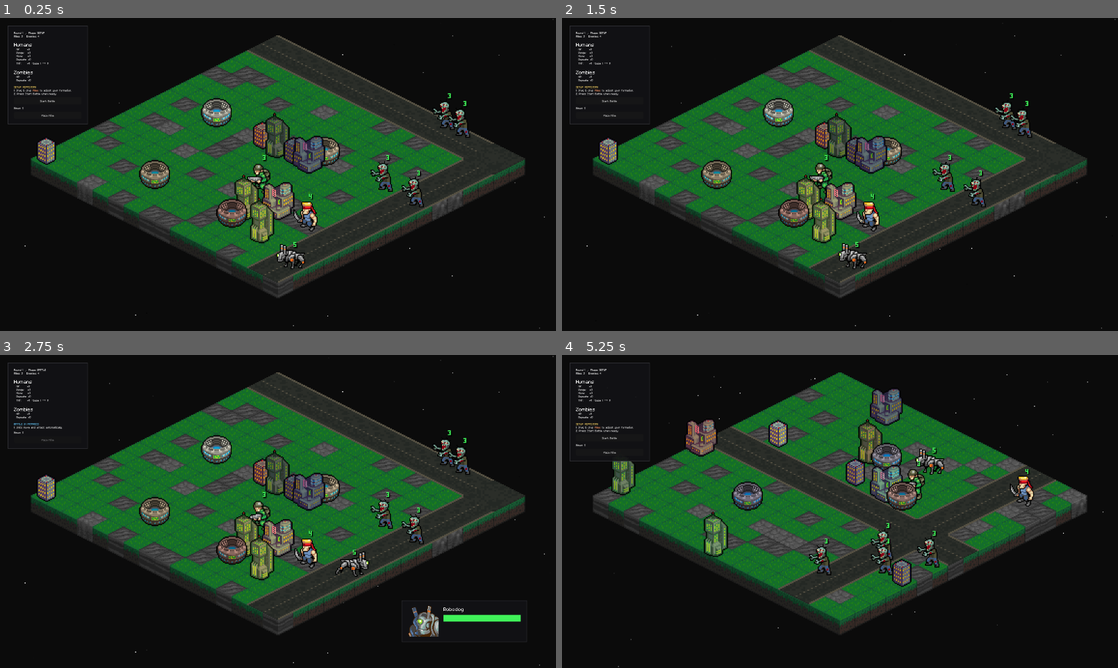
Above: before the commit, frames 1-4 (two rows, left to right).
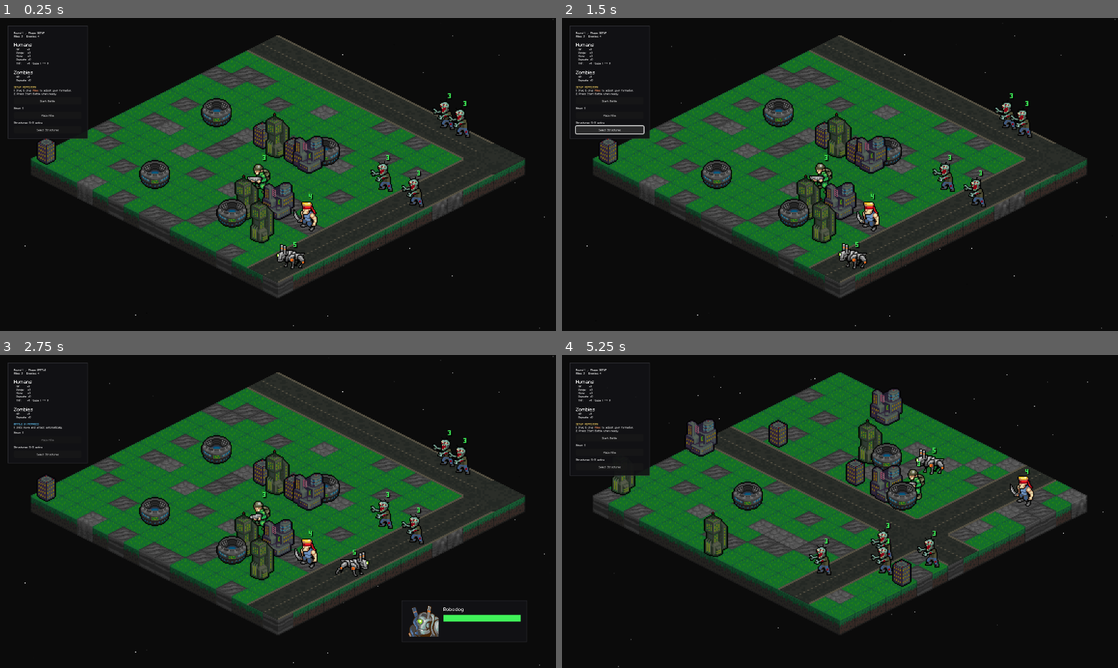
Above: after the commit, the same moments.

Repository: Tekknobot/MEKIII
Game: Godot game, scene res://scenes/Game.tscn
Two runs of this game, one before a commit and one after it. Both use one fixed random seed, a clock stepped at 60 frames per second and the inputs below.
Inputs (mouse positions are in pixels of both pictures, inside the frame that each line leads up to):
- Up to frame 1 (0.25 s): no input
- Up to frame 2 (1.5 s): click (612, 130) at 0.5 s, where only the run after the commit has a clickable "Select Structures"; click (612, 130) at 1.25 s, where only the run after the commit has a clickable "Select Structures (Click buil…"
- Up to frame 3 (2.75 s): click "Start Battle" at 2 s
- Up to frame 4 (5.25 s): click (612, 455) at 2.75 s, where only the run after the commit has a clickable "Select Structures"; click (612, 455) at 3.5 s, where only the run after the commit has a clickable "Select Structures"; click (612, 455) at 4.25 s, where only the run after the commit has a clickable "Select Structures"; tap Enter at 5 s; move the mouse to (962, 495) at 5.02 s; tap R at 5.1 s; click (962, 495) at 5.17 s

The runs differ from the first frame. In frame 1, 2.7% of the frame differs, in the area x 1-61%, y 26-72%; in frame 2, 3.1%; in frame 3, 2.6%; in frame 4, 3.2%, in the area x 1-64%, y 12-74%.

Commit message:
Structure turrets.

Diff:
--- a/scenes/Game.tscn
+++ b/scenes/Game.tscn
@@ -39,6 +39,7 @@
 [ext_resource type="PackedScene" uid="uid://cqe28tyh7hada" path="res://scenes/structures/stadium.tscn" id="23_evnk2"]
 [ext_resource type="PackedScene" uid="uid://p5f35eddc3kl" path="res://scenes/structures/tower.tscn" id="24_ca228"]
 [ext_resource type="PackedScene" uid="uid://caymwfgfg5si7" path="res://scenes/landmine.tscn" id="25_evnk2"]
+[ext_resource type="PackedScene" uid="uid://b3nwid717rj4v" path="res://scenes/structures/structure_shot.tscn" id="26_ca228"]
 [ext_resource type="Texture2D" uid="uid://c1pruacv3xra5" path="res://sprites/Terrain/roads/16.png" id="30_1fiys"]
 [ext_resource type="Texture2D" uid="uid://bp4obyr2a6lhr" path="res://sprites/Terrain/roads/17.png" id="31_m2g6u"]
 [ext_resource type="Texture2D" uid="uid://bkcixujm222r0" path="res://sprites/Terrain/roads/18.png" id="32_27c7x"]
@@ -288,6 +289,7 @@
 avoid_spawn_zones = false
 landmine_scene = ExtResource("25_evnk2")
 landmine_explosion_scene = ExtResource("6_bneo8")
+structure_shot_scene = ExtResource("26_ca228")
 
 [node name="StarryNight" parent="." instance=ExtResource("20_sv1m6")]
 z_index = -4096
--- /dev/null
+++ b/scenes/structures/structure_shot.tscn
@@ -0,0 +1,14 @@
+[gd_scene load_steps=3 format=3 uid="uid://b3nwid717rj4v"]
+
+[ext_resource type="Script" uid="uid://86ybcxdif5pg" path="res://scripts/structure_shot.gd" id="1_jvkuv"]
+[ext_resource type="AudioStream" uid="uid://bmery8486ov70" path="res://audio/SFX/missile_launch.wav" id="2_481o3"]
+
+[node name="StructureShot" type="Node2D"]
+script = ExtResource("1_jvkuv")
+
+[node name="Line2D" type="Line2D" parent="."]
+width = 1.0
+
+[node name="AudioStreamPlayer2D" type="AudioStreamPlayer2D" parent="."]
+stream = ExtResource("2_481o3")
+autoplay = true
--- a/scripts/game.gd
+++ b/scripts/game.gd
@@ -275,7 +275,7 @@
 @export var building_scene: PackedScene
 
 @export var building_count := 6
-@export var building_footprint := Vector2i(2, 2)  # buildings are 2x2 cells
+@export var building_footprint := Vector2i(1, 1)  # buildings are 2x2 cells
 
 # Optional: keep buildings out of spawn zones
 @export var avoid_spawn_zones := true
@@ -342,6 +342,26 @@
 
 var _motion_cancel_token := 0
 
+# Blocked cells for buildings (acts like a Set): cell -> true
+var structure_blocked := {}
+
+# Terrain cells covered by ANY road tile (acts like a Set): cell -> true
+var road_blocked := {}
+
+# --- Structure action selection (SETUP only) ---
+@export var structure_shot_scene: PackedScene          # assign res://scenes/structure_shot.tscn
+@export var structure_attack_range := 8
+@export var structure_splash_radius := 1
+@export var structure_attack_damage := 2
+
+var structure_selecting := false
+var structure_can_act := {} # Dictionary[Node2D, bool]
+
+var ui_structure_label: Label
+var ui_structure_button: Button
+
+@export var structure_active_cap := 2   # start cap = 2 (what you asked)
+
 func _pick_structure_tint() -> Color:
 	if structure_tint_palette == null or structure_tint_palette.is_empty():
 		# fallback: random pastel-ish
@@ -370,12 +390,6 @@
 	var blended := Color.WHITE.lerp(tint, clamp(structure_tint_strength, 0.0, 1.0))
 
 	b2.modulate = blended
-
-# Blocked cells for buildings (acts like a Set): cell -> true
-var structure_blocked := {}
-
-# Terrain cells covered by ANY road tile (acts like a Set): cell -> true
-var road_blocked := {}
 
 func _rect_top_left(size: Vector2i) -> Rect2i:
 	return Rect2i(Vector2i(0, 0), size)
@@ -877,7 +891,6 @@
 		return is_player_mode or _is_assist_mode()
 	return false
 
-
 func _build_ui() -> void:
 	# --- load font once ---
 	if ui_font == null:
@@ -903,7 +916,6 @@
 	# ✅ PANEL BEHIND (HUD-style)
 	var ui_panel := PanelContainer.new()
 	ui_panel.name = "UIPanel"
-	# IMPORTANT: keep width behavior the same as before (your VBox was 200px min)
 	ui_panel.size_flags_horizontal = Control.SIZE_SHRINK_BEGIN
 	ui_panel.size_flags_vertical = Control.SIZE_SHRINK_BEGIN
 	ui_root.add_child(ui_panel)
@@ -929,11 +941,11 @@
 	margin.add_theme_constant_override("margin_top", 10)
 	margin.add_theme_constant_override("margin_bottom", 10)
 	ui_panel.add_child(margin)
-	ui_panel.custom_minimum_size = Vector2(140, 0) # 200 + left/right padding (12+12)
-
-	# Your existing VBox goes inside the margin
+	ui_panel.custom_minimum_size = Vector2(140, 0)
+
+	# VBox inside margin
 	var v := VBoxContainer.new()
-	v.custom_minimum_size = Vector2(140, 0)  # ✅ keeps same width as before
+	v.custom_minimum_size = Vector2(140, 0)
 	v.size_flags_horizontal = Control.SIZE_SHRINK_BEGIN
 	v.size_flags_vertical = Control.SIZE_SHRINK_BEGIN
 	margin.add_child(v)
@@ -978,6 +990,22 @@
 		ui_mine_button.add_theme_font_size_override("font_size", ui_font_size)
 	v.add_child(ui_mine_button)
 
+	# --- Structure selection UI (like mines) ---
+	ui_structure_label = Label.new()
+	ui_structure_label.text = "Structures: 0/2 active"
+	if ui_font:
+		ui_structure_label.add_theme_font_override("font", ui_font)
+		ui_structure_label.add_theme_font_size_override("font_size", ui_font_size)
+	v.add_child(ui_structure_label)
+
+	ui_structure_button = Button.new()
+	ui_structure_button.text = "Select Structures"
+	ui_structure_button.pressed.connect(_on_structure_button_pressed)
+	if ui_font:
+		ui_structure_button.add_theme_font_override("font", ui_font)
+		ui_structure_button.add_theme_font_size_override("font_size", ui_font_size)
+	v.add_child(ui_structure_button)
+
 	# --- reward panel ---
 	ui_reward_panel = PanelContainer.new()
 	ui_reward_panel.visible = false
@@ -993,14 +1021,16 @@
 		ui_reward_label.add_theme_font_size_override("font_size", ui_title_font_size)
 	rv.add_child(ui_reward_label)
 
+	# ✅ Reward buttons (+ turret slot)
 	ui_reward_buttons.clear()
-	var b1 := Button.new(); b1.text = "+1 Max HP"; b1.pressed.connect(func(): _pick_reward(0))
-	var b2 := Button.new(); b2.text = "+1 Attack Range"; b2.pressed.connect(func(): _pick_reward(1))
-	var b3 := Button.new(); b3.text = "+1 TNT Damage"; b3.pressed.connect(func(): _pick_reward(2))
+	var b1 := Button.new(); b1.text = "+1 Max HP";        b1.pressed.connect(func(): _pick_reward(0))
+	var b2 := Button.new(); b2.text = "+1 Attack Range";  b2.pressed.connect(func(): _pick_reward(1))
+	var b3 := Button.new(); b3.text = "+1 TNT Damage";    b3.pressed.connect(func(): _pick_reward(2))
 	var b4 := Button.new(); b4.text = "+1 Attack Repeat"; b4.pressed.connect(func(): _pick_reward(3))
-	var b5 := Button.new(); b5.text = "+1 Mine"; b5.pressed.connect(func(): _pick_reward(4))
-
-	ui_reward_buttons = [b1, b2, b3, b4, b5]
+	var b5 := Button.new(); b5.text = "+1 Mine";          b5.pressed.connect(func(): _pick_reward(4))
+	var b6 := Button.new(); b6.text = "+1 Turret Slot";   b6.pressed.connect(func(): _pick_reward(5))
+
+	ui_reward_buttons = [b1, b2, b3, b4, b5, b6]
 
 	for b in ui_reward_buttons:
 		if ui_font:
@@ -1009,6 +1039,7 @@
 		rv.add_child(b)
 
 	_refresh_ui_status()
+	_update_structure_ui()
 
 func _build_hud() -> void:
 	# Put HUD on the SAME CanvasLayer as UI (so it overlays the world)
@@ -1119,6 +1150,82 @@
 	# Start hidden until bound
 	hud_root.visible = false
 
+func _on_structure_button_pressed() -> void:
+	if state != GameState.SETUP:
+		return
+	structure_selecting = not structure_selecting
+	_update_structure_ui()
+
+func _update_structure_ui() -> void:
+	if ui_structure_button != null:
+		ui_structure_button.disabled = (state != GameState.SETUP) or (structures.is_empty())
+		ui_structure_button.text = ("Select Structures" if not structure_selecting else "Select Structures (Click buildings...)")
+
+	if ui_structure_label != null:
+		var active := 0
+		for b in structures:
+			if b != null and is_instance_valid(b) and structure_can_act.get(b, false):
+				active += 1
+		active = _count_active_structures()
+		ui_structure_label.text = "Structures: %d/%d active" % [active, structure_active_cap]
+
+func _set_structure_active_visual(b: Node2D, active: bool) -> void:
+	if b == null or not is_instance_valid(b):
+		return
+	# simple readable indicator: inactive = dim
+	b.modulate = (Color(1, 1, 1, 1) if active else Color(0.55, 0.55, 0.55, 1))
+
+func _toggle_structure_active(b: Node2D) -> void:
+	if b == null or not is_instance_valid(b):
+		return
+	if not structure_hp.has(b):
+		return
+
+	var currently := bool(structure_can_act.get(b, false))
+
+	# turning OFF is always allowed
+	if currently:
+		structure_can_act[b] = false
+		_set_structure_active_visual(b, false)
+		_update_structure_ui()
+		return
+
+	# turning ON: enforce cap
+	var active := _count_active_structures()
+	if active >= structure_active_cap:
+		# optional: quick feedback
+		if ui_structure_label != null:
+			ui_structure_label.text = "Structures: %d/%d active (MAX)" % [active, structure_active_cap]
+		return
+
+	structure_can_act[b] = true
+	_set_structure_active_visual(b, true)
+	_update_structure_ui()
+
+func structure_at_cell(cell: Vector2i) -> Node2D:
+	if structure_by_cell.has(cell):
+		var b := structure_by_cell[cell] as Node2D
+		if b != null and is_instance_valid(b):
+			return b
+	return null
+
+func get_active_structures(team: int) -> Array[Node2D]:
+	# For now: treat all structures as ALLY-side turrets.
+	if team != Unit.Team.ALLY:
+		return []
+
+	var out: Array[Node2D] = []
+	for b in structures:
+		if b == null or not is_instance_valid(b):
+			continue
+		if structure_can_act.get(b, false) and not structure_hp.has(b) == false:
+			# if you removed HP entries on demolition, this keeps rubble from shooting
+			pass
+		# Better: only allow if it still has HP tracked (not demolished)
+		if structure_can_act.get(b, false) and structure_hp.has(b):
+			out.append(b)
+	return out
+
 func _hud_bind(u: Unit) -> void:
 	if hud_root == null:
 		return
@@ -1428,56 +1535,60 @@
 	_refresh_ui_status()
 
 func _pick_reward(choice: int) -> void:
-	# -------------------
-	# Player upgrade choice
-	# -------------------
+	# Apply upgrade
 	match choice:
-		0: bonus_max_hp += 1
-		1: bonus_attack_range += 1
-		2: bonus_tnt_damage += 1
-		3: bonus_attack_repeats += 1
-		4: bonus_mines_per_battle += 1
-
-	# -------------------
-	# Round progression
-	# -------------------
-	round_index += 1
-	zombie_count += 2
-
-	# ✅ STACK zombie upgrades permanently (never reset)
-	zombie_bonus_hp += _zombie_hp_bonus_for_round(round_index)
-	zombie_bonus_repeats += _zombie_repeats_bonus_for_round(round_index)
-
-	# -------------------
-	# Variety: random season per round
-	# -------------------
-	season = Season.values()[rng.randi_range(0, Season.values().size() - 1)]
-	season_strength = rng.randf_range(0.55, 0.9)
-
-	# -------------------
-	# Rebuild map
-	# -------------------
-	_clear_all_mines()
-
-	rng.randomize() # ensures new layout each round
-	grid.setup(map_width, map_height)
-	generate_map()
-	terrain.update_internals()
-	_sync_roads_transform()
-
-	if bake_map_visuals:
-		terrain.visible = true
-		if roads_dl: roads_dl.visible = true
-		if roads_dr: roads_dr.visible = true
-		if roads_x:  roads_x.visible = true
-		await bake_roads_to_sprite()
-
-	# -------------------
-	# Respawn content on new map
-	# -------------------
-	spawn_structures()
-	spawn_units()
-	_enter_setup()
+		0:
+			# +1 Max HP to all ally units
+			for u in get_units(Unit.Team.ALLY):
+				if u == null or not is_instance_valid(u):
+					continue
+				u.max_hp += 1
+				u.hp = min(u.hp + 1, u.max_hp)  # small heal feels good; delete if you don't want it
+		1:
+			# +1 Attack Range to all ally units
+			for u in get_units(Unit.Team.ALLY):
+				if u == null or not is_instance_valid(u):
+					continue
+				if "attack_range" in u:
+					u.attack_range += 1
+		2:
+			# +1 TNT Damage (global or per-unit if you store it there)
+			# If you store TNT damage on units, do that. Otherwise use a global var.
+			if "tnt_damage_bonus" in self:
+				bonus_tnt_damage += 1
+			else:
+				# per unit fallback
+				for u in get_units(Unit.Team.ALLY):
+					if u == null or not is_instance_valid(u):
+						continue
+					if "tnt_damage" in u:
+						u.tnt_damage += 1
+		3:
+			# +1 Attack Repeat to all ally units
+			for u in get_units(Unit.Team.ALLY):
+				if u == null or not is_instance_valid(u):
+					continue
+				if "attack_repeats" in u:
+					u.attack_repeats += 1
+		4:
+			# +1 Mine
+			bonus_mines_per_battle += 1
+		5:
+			# ✅ +1 Turret Slot (lets player activate more buildings in setup)
+			structure_active_cap += 1
+			_update_structure_ui()
+
+	# Close reward panel + return to SETUP
+	ui_reward_panel.visible = false
+	state = GameState.SETUP
+
+	# stop selection modes
+	mine_placing = false
+	structure_selecting = false
+
+	_refresh_ui_status()
+	_update_mine_ui()
+	_update_structure_ui()
 
 # -----------------------
 # Mouse -> map helpers
@@ -2229,6 +2340,13 @@
 			_update_mine_ui()
 			return
 
+		# --- Structure selection click (SETUP only) ---
+		if mb.button_index == MOUSE_BUTTON_LEFT and mb.pressed and structure_selecting:
+			var b := structure_at_cell(hovered_cell)
+			if b != null:
+				_toggle_structure_active(b)
+			return
+
 		# Left press = pick up ally unit
 		if mb.button_index == MOUSE_BUTTON_LEFT and mb.pressed:
 			var u := unit_at_cell(hovered_cell)
@@ -3821,6 +3939,11 @@
 		# ✅ track structures + init HP
 		structures.append(b2)
 		structure_hp[b2] = int(building_max_hp)
+
+		# default: player chooses which buildings act
+		structure_can_act[b2] = false
+		_set_structure_active_visual(b2, false)
+		_update_structure_ui()
 
 		_mark_structure_blocked(origin, size, b2)
 		placed += 1
@@ -4350,3 +4473,93 @@
 
 func _unit_dead_or_freeing(u: Unit) -> bool:
 	return u == null or (not is_instance_valid(u)) or u.is_queued_for_deletion() or int(u.hp) <= 0
+
+func perform_structure_attack(b: Node2D, target_cell: Vector2i) -> void:
+	if b == null or not is_instance_valid(b):
+		return
+	if not structure_hp.has(b):
+		return # demolished rubble can't shoot
+	if structure_shot_scene == null:
+		push_warning("Assign structure_shot_scene (StructureShot.tscn) in Inspector.")
+		return
+	if not grid.in_bounds(target_cell):
+		return
+
+	# start = building position (you can offset if you want a muzzle point)
+	var start_world := b.global_position
+
+	# end = center of target cell
+	var end_world := terrain.to_global(terrain.map_to_local(target_cell))
+
+	# 1) animate 1px line growing outward
+	var shot := structure_shot_scene.instantiate() as Node2D
+	add_child(shot)
+	shot.z_as_relative = false
+	shot.z_index = int(max(start_world.y, end_world.y)) + 2000
+
+	if shot.has_method("fire"):
+		shot.call("fire", start_world, end_world)
+		await shot.finished
+	shot.queue_free()
+
+	# 2) explosion visual (reuse your TNT boom)
+	if tnt_explosion_scene != null:
+		var boom := tnt_explosion_scene.instantiate() as Node2D
+		if boom != null:
+			add_child(boom)
+			boom.global_position = end_world
+			boom.z_as_relative = false
+			boom.z_index = int(end_world.y) + 999
+			if sfx_explosion != null:
+				play_sfx_poly(sfx_explosion, end_world, -2.0, 0.9, 1.1)
+
+	# 3) apply damage (zombies only, like your structure demolition splash)
+	await _damage_units_near_structure(target_cell, int(structure_splash_radius), int(structure_attack_damage), end_world)
+
+func pick_best_structure_target_cell(b: Node2D) -> Vector2i:
+	# Pick closest zombie within range, but never closer than 3 cells
+	if b == null or not is_instance_valid(b):
+		return Vector2i(-1, -1)
+
+	var best := Vector2i(-1, -1)
+	var best_d := 999999
+
+	# Get building cell
+	var b_local := terrain.to_local(b.global_position)
+	var bcell := terrain.local_to_map(b_local)
+
+	for child in units_root.get_children():
+		var u := child as Unit
+		if u == null or not is_instance_valid(u):
+			continue
+		if not (u is Zombie):
+			continue
+
+		var uc := get_unit_origin(u)
+		var d = abs(uc.x - bcell.x) + abs(uc.y - bcell.y)
+
+		# ✅ must be at least 3 cells away
+		if d < 3:
+			continue
+
+		# ✅ must still be within attack range
+		if d > int(structure_attack_range):
+			continue
+
+		# pick closest valid target
+		if d < best_d:
+			best_d = d
+			best = uc
+
+	return best
+
+func _count_active_structures() -> int:
+	var n := 0
+	for b in structures:
+		if b != null and is_instance_valid(b) and structure_can_act.get(b, false) and structure_hp.has(b):
+			n += 1
+	return n
+
+func upgrade_structure_slot() -> void:
+	structure_active_cap += 1
+	_update_structure_ui()
--- /dev/null
+++ b/scripts/structure_shot.gd
@@ -0,0 +1,93 @@
+extends Node2D
+class_name StructureShot
+
+signal finished
+
+# ✅ Every shot takes the same amount of time (no fast “short shots”)
+@export var shot_time_sec: float = 1.45
+
+# Curve look controls
+@export var arc_height_px: float = 140.0          # base arc height
+@export var arc_height_per_px: float = 0.10       # extra height per pixel of distance
+@export var segments: int = 128                   # curve smoothness
+
+@onready var line: Line2D = $Line2D
+
+var _start_world: Vector2
+var _end_world: Vector2
+var _t := 0.0
+var _dur := 0.45
+var _end_local: Vector2
+var _ctrl_local: Vector2
+var _pts: PackedVector2Array
+
+func fire(start_world: Vector2, end_world: Vector2) -> void:
+	_start_world = start_world
+	_end_world = end_world
+
+	# Root sits at start, so local points are relative to start
+	global_position = _start_world
+	_end_local = to_local(_end_world)
+
+	# ✅ Fixed duration for all shots
+	_dur = max(shot_time_sec, 0.05)
+	_t = 0.0
+
+	# Still use distance for arc height so long shots arc higher
+	var dist := _start_world.distance_to(_end_world)
+	var mid := _end_local * 0.5
+	var h := arc_height_px + dist * arc_height_per_px
+
+	# Screen "up" is negative Y (works well for most 2D/iso)
+	_ctrl_local = mid + Vector2(0, -h)
+
+	_pts = _build_bezier_points(Vector2.ZERO, _ctrl_local, _end_local, max(segments, 6))
+
+	line.width = 1.0
+	line.clear_points()
+	line.add_point(_pts[0]) # start visible
+
+	set_process(true)
+
+func _process(delta: float) -> void:
+	_t += delta
+	var a = clamp(_t / _dur, 0.0, 1.0)
+
+	# ✅ Smooth reveal: continuous “tip” interpolation (no stepping)
+	var n := _pts.size() - 1
+	if n <= 0:
+		set_process(false)
+		emit_signal("finished")
+		return
+
+	var prog = a * float(n)
+	var whole := int(floor(prog))
+	var frac = prog - float(whole)
+
+	line.clear_points()
+
+	# add fully revealed points
+	for i in range(whole + 1):
+		line.add_point(_pts[i])
+
+	# add a smoothly moving tip point between points
+	if whole < n:
+		var p0 := _pts[whole]
+		var p1 := _pts[whole + 1]
+		line.add_point(p0.lerp(p1, frac))
+
+	if a >= 1.0:
+		set_process(false)
+		emit_signal("finished")
+
+func _build_bezier_points(p0: Vector2, p1: Vector2, p2: Vector2, segs: int) -> PackedVector2Array:
+	var out := PackedVector2Array()
+	out.resize(segs + 1)
+
+	for i in range(segs + 1):
+		var t := float(i) / float(segs)
+		var u := 1.0 - t
+		# quadratic bezier: (1-t)^2 p0 + 2(1-t)t p1 + t^2 p2
+		out[i] = (u*u)*p0 + (2.0*u*t)*p1 + (t*t)*p2
+
+	return out
--- a/scripts/turnmanager.gd
+++ b/scripts/turnmanager.gd
@@ -70,57 +70,73 @@
 		var allies: Array[Unit] = M.get_units(Unit.Team.ALLY)
 		var enemies: Array[Unit] = M.get_units(Unit.Team.ENEMY)
 
-		# If a side has no one, end check will catch it next loop,
-		# but we can early-flip to avoid index errors.
-		if side == Unit.Team.ALLY and allies.is_empty():
+		var ally_structs: Array = _active_structures(Unit.Team.ALLY)
+		var enemy_structs: Array = _active_structures(Unit.Team.ENEMY)
+
+		var ally_actors: Array = []
+		ally_actors.append_array(allies)
+		ally_actors.append_array(ally_structs)
+
+		var enemy_actors: Array = []
+		enemy_actors.append_array(enemies)
+		enemy_actors.append_array(enemy_structs)
+
+		# If a side has no actors (no units AND no active structures), flip
+		if side == Unit.Team.ALLY and ally_actors.is_empty():
 			side = Unit.Team.ENEMY
 			ally_i = 0
-			continue
-		if side == Unit.Team.ENEMY and enemies.is_empty():
+			await get_tree().process_frame
+			continue
+		if side == Unit.Team.ENEMY and enemy_actors.is_empty():
 			side = Unit.Team.ALLY
 			enemy_i = 0
-			continue
-
-		# Pick next unit on the current side (skip invalids safely)
-		var u: Unit = null
+			await get_tree().process_frame
+			continue
+
+		# Pick next actor on the current side (skip invalids safely)
+		var actor = null
 
 		if side == Unit.Team.ALLY:
-			if ally_i >= allies.size():
+			if ally_i >= ally_actors.size():
 				ally_i = 0
 
-			var tries := allies.size()
+			var tries := ally_actors.size()
 			while tries > 0:
 				tries -= 1
-				u = allies[ally_i]
+				actor = ally_actors[ally_i]
 				ally_i += 1
-				if ally_i >= allies.size():
+				if ally_i >= ally_actors.size():
 					ally_i = 0
-				if u != null and is_instance_valid(u):
+				if actor != null and is_instance_valid(actor):
 					break
-				u = null
+				actor = null
 		else:
-			if enemy_i >= enemies.size():
+			if enemy_i >= enemy_actors.size():
 				enemy_i = 0
 
-			var tries2 := enemies.size()
+			var tries2 := enemy_actors.size()
 			while tries2 > 0:
 				tries2 -= 1
-				u = enemies[enemy_i]
+				actor = enemy_actors[enemy_i]
 				enemy_i += 1
-				if enemy_i >= enemies.size():
+				if enemy_i >= enemy_actors.size():
 					enemy_i = 0
-				if u != null and is_instance_valid(u):
+				if actor != null and is_instance_valid(actor):
 					break
-				u = null
-
-		# If we couldn't find a valid unit on that side (all freed), just flip and continue
-		if u == null:
+				actor = null
+
+		# If we couldn't find a valid actor on that side (all freed), just flip and continue
+		if actor == null:
 			side = (Unit.Team.ENEMY if side == Unit.Team.ALLY else Unit.Team.ALLY)
 			await get_tree().process_frame
 			continue
 
-		# Take the action
-		await _unit_take_ai_turn(u)
+		# Take the action (Unit vs Structure)
+		if actor is Unit:
+			await _unit_take_ai_turn(actor)
+		else:
+			await _structure_take_ai_turn(actor, side)
+
 		await get_tree().create_timer(think_delay).timeout
 
 		# Flip side after every single action
@@ -751,3 +767,23 @@
 			best = cell
 
 	return best
+
+func _active_structures(team: int) -> Array:
+	if M != null and M.has_method("get_active_structures"):
+		return M.get_active_structures(team)
+	return []
+
+func _structure_take_ai_turn(b: Node2D, team: int) -> void:
+	if b == null or not is_instance_valid(b):
+		return
+	if M == null:
+		return
+	if not M.has_method("pick_best_structure_target_cell"):
+		return
+
+	var cell: Vector2i = M.pick_best_structure_target_cell(b)
+	if cell.x < 0:
+		return
+
+	if M.has_method("perform_structure_attack"):
+		await M.perform_structure_attack(b, cell)
Not shown: 1 places in scenes/Game.tscn that only renumber resources
Not shown, added: scripts/structure_shot.gd.uid
